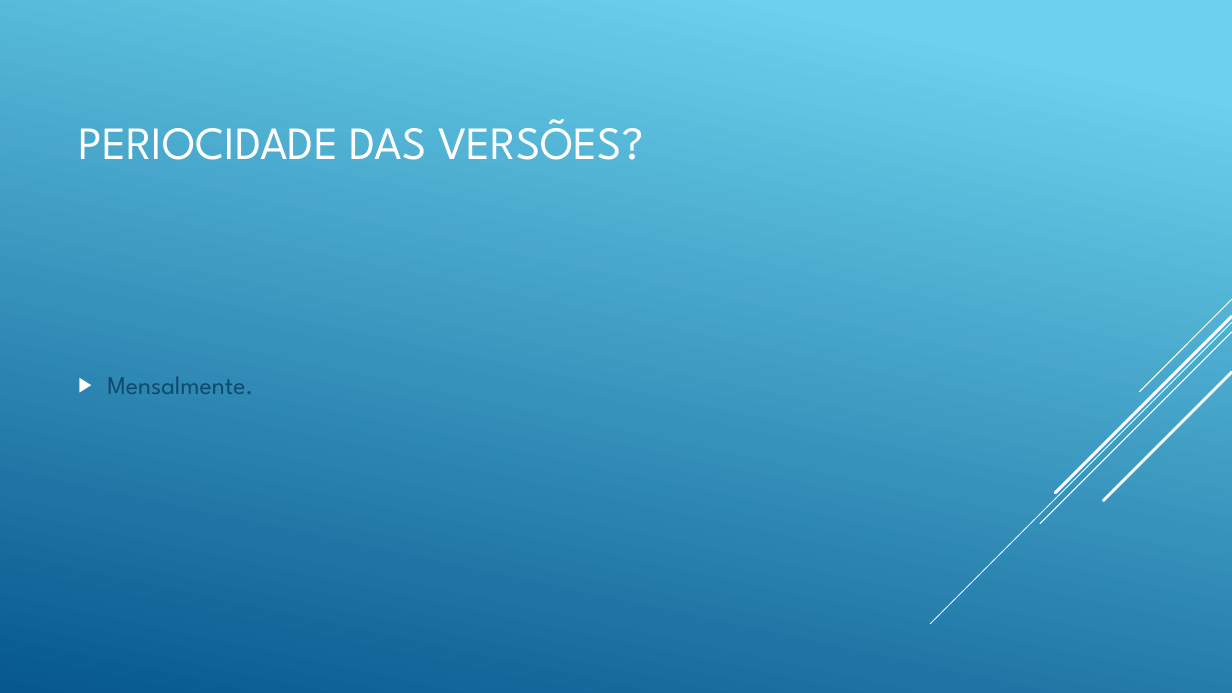
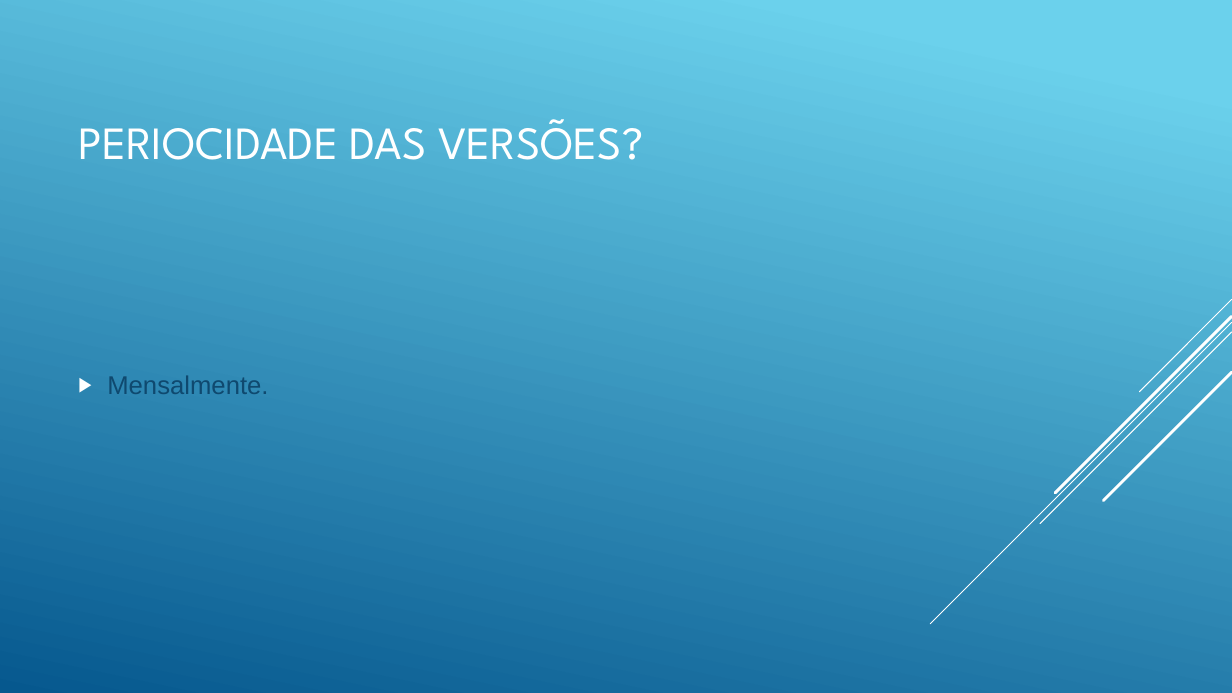
Before and after one commit to Vitoriano1454/ProjetoTCC, a slide deck: slide 6 of Github-Projeto.pptx. Drawn at 1232x693 pixels with LibreOffice and Linux fonts; fonts in the diff are those of the drawing. Boxes give left, top, right and bottom in pixels: in the first picture for what was removed or moved away, otherwise in the second. Text is boxed around its words. In the diff, an @@ line names an element or a change of style, - is before the commit and + after.

```diff
--- a/Github-Projeto.pptx
+++ b/Github-Projeto.pptx
@@ text "Mensalmente." at bbox=[107, 376, 268, 394]: font League Spartan to Arial @@
```
Also in this commit, not shown: 29 other slides changed.
